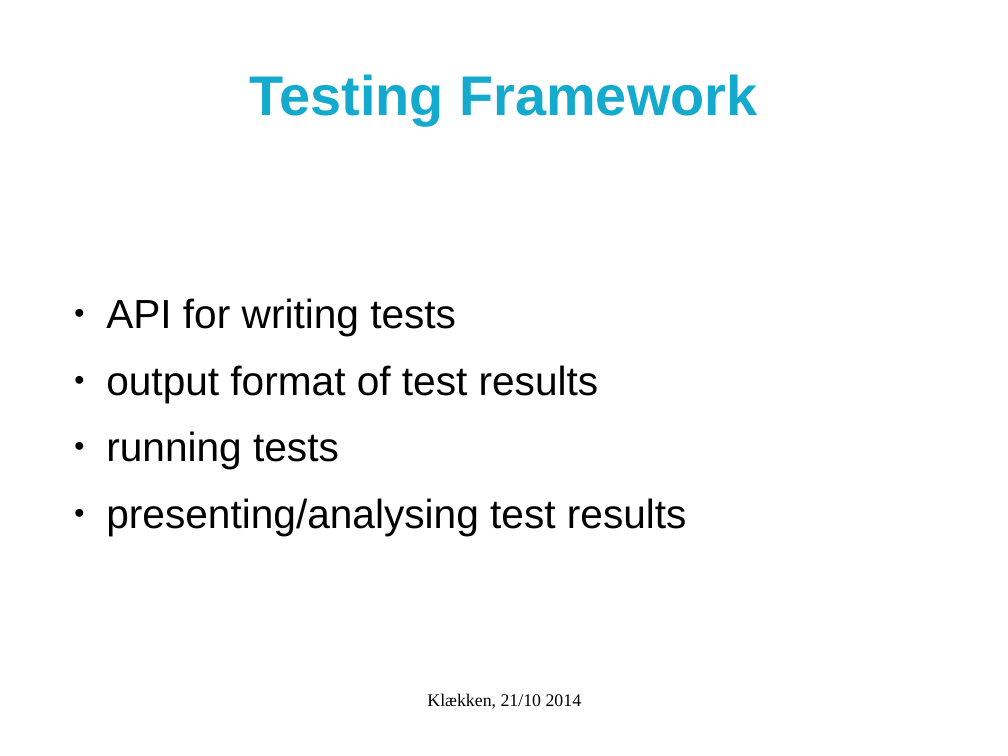
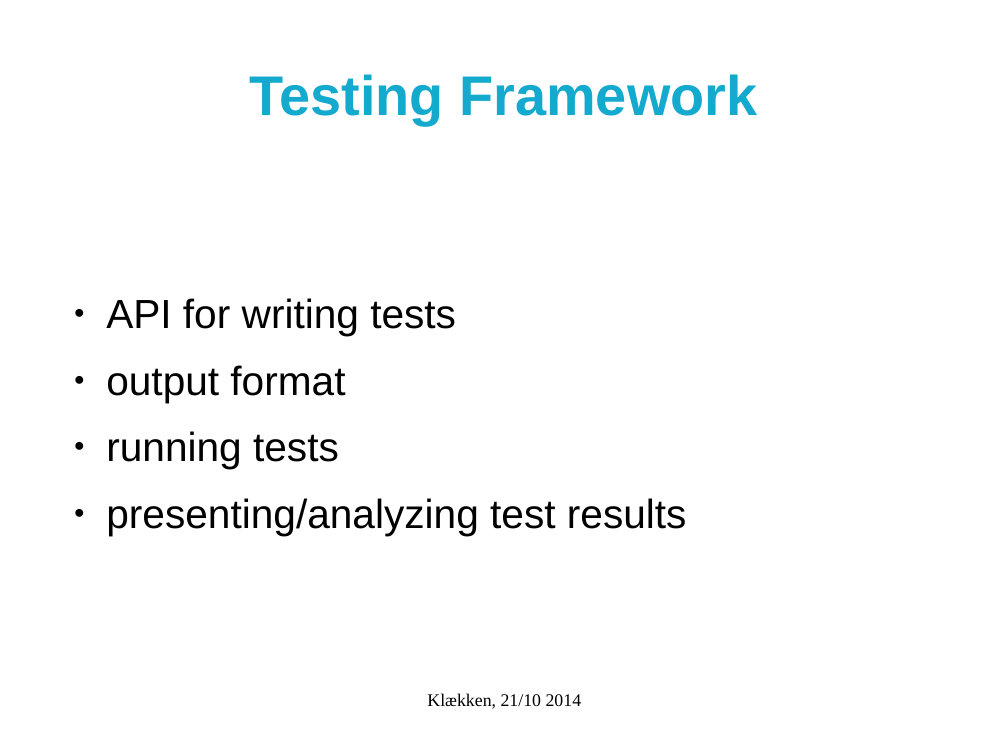
Before and after one commit to metno/mgp, a slide deck: slide 6 of klekken_2014/sw-testing/sw-testing.odp (slide 4 before the commit). Drawn at 1008x756 pixels with LibreOffice and Linux fonts; fonts in the diff are those of the drawing; background and template pictures are left out. Boxes give left, top, right and bottom in pixels: in the first picture for what was removed or moved away, otherwise in the second. Text is boxed around its words. In the diff, an @@ line names an element or a change of style, - is before the commit and + after.

```diff
--- a/klekken_2014/sw-testing/sw-testing.odp
+++ b/klekken_2014/sw-testing/sw-testing.odp
@@ text at bbox=[106, 365, 345, 402]: text changed @@
-● output format of test results
+● output format
@@ text at bbox=[106, 498, 687, 536]: text changed @@
-● presenting/analysing test results
+● presenting/analyzing test results
```
Also in this commit, not shown: 2 other slides changed, 3 slides added, 2 slides removed, 1 other file.
